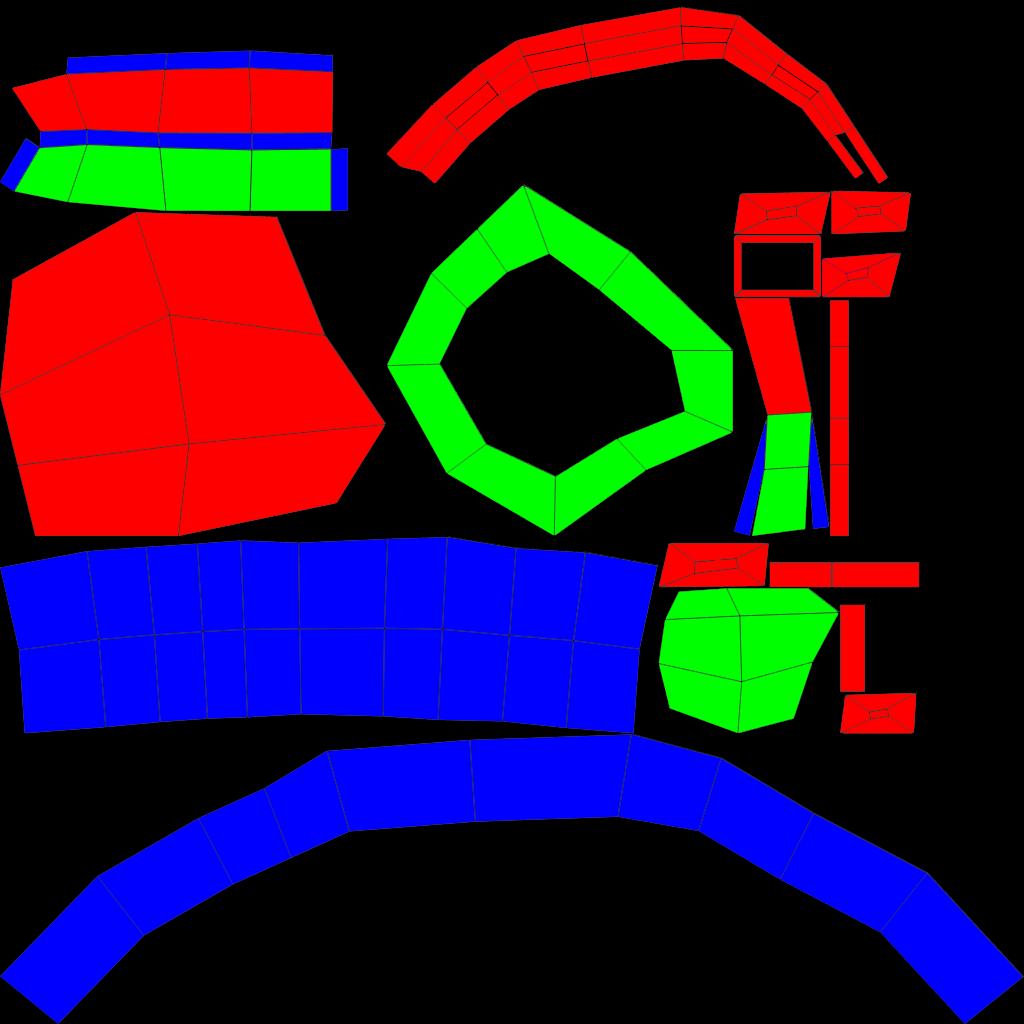
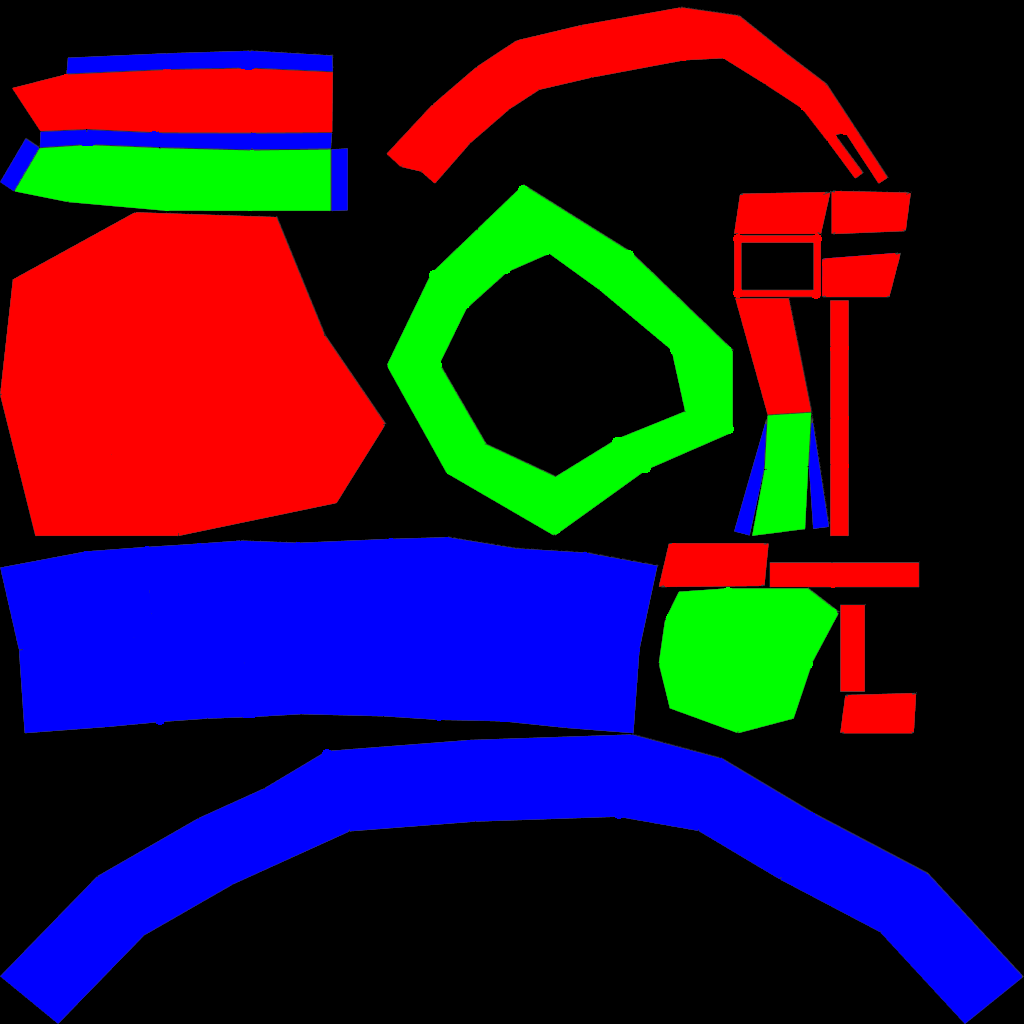
Before/after of a 1024 x 1024 layered artwork. What changed in the layer stack:
painted on "wall" over box(23, 51, 928, 935)
painted on "top" over box(67, 146, 837, 731)
painted on "misc" over box(2, 9, 913, 732)
